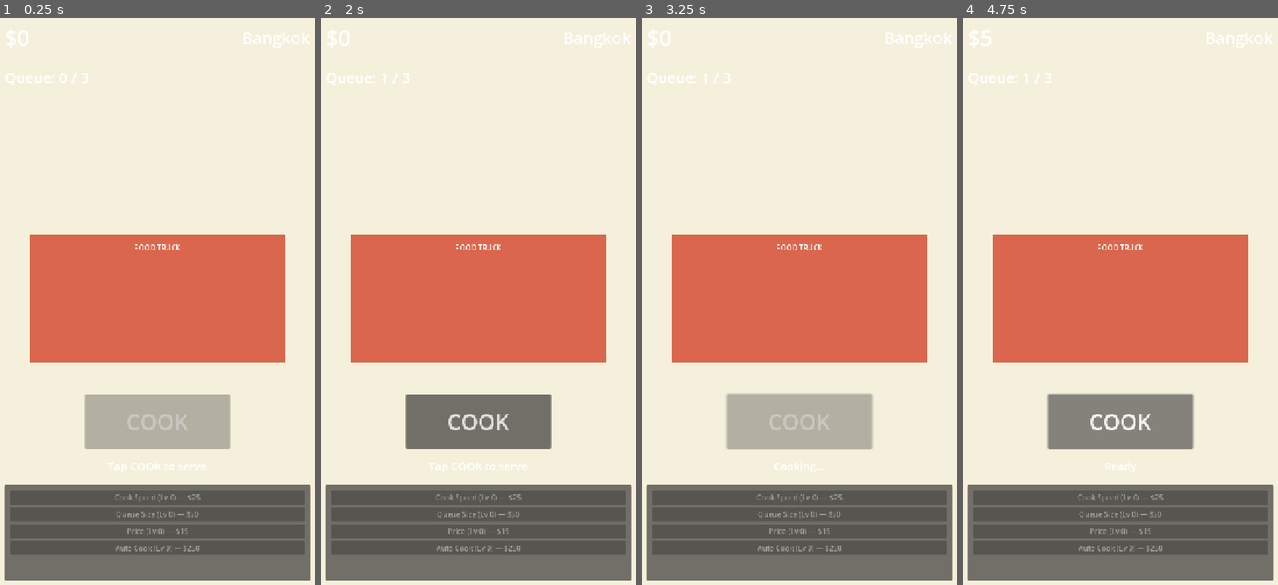
Above: before the commit, frames 1-4 (left to right).
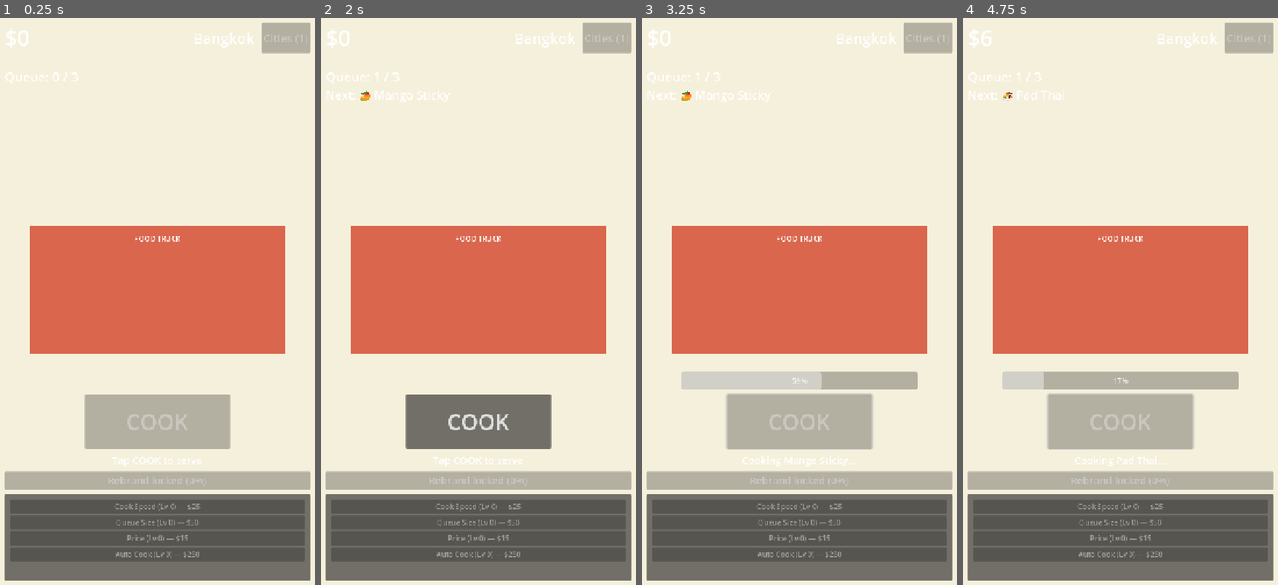
Above: after the commit, the same moments.

Repository: waqarahmad134/android
Game: Godot game, scene res://scenes/main.tscn
The game is run twice, just before and just after one commit, with the same random seed, the same clock (stepped at 60 frames per second) and the same inputs.
Inputs (mouse positions are in pixels of both pictures, inside the frame that each line leads up to):
- Up to frame 1 (0.25 s): no input
- Up to frame 2 (2 s): tap Enter at 0.5 s; tap Space at 1.25 s
- Up to frame 3 (3.25 s): click "COOK" at 2 s
- Up to frame 4 (4.75 s): click (1120, 420) at 4.25 s, where only the run after the commit has a clickable "COOK"

The runs differ from the first frame. In frame 1, 11% of the frame differs, in the area x 1-99%, y 0-96%; in frame 2, 12%; in frame 3, 14%; in frame 4, 18%.

Commit message:
Add cities, menus, prestige loop, and UX polish
City progression: lifetime-cash thresholds unlock new cities (Mexico City
at $2.5K, Istanbul at $25K). Each city has its own menu of dishes with
per-dish price and cook-time multipliers. Switching city swaps menu and
background colour. New MenuData autoload owns dish + city tables.

Prestige (Rebrand): unlocks at $100K lifetime cash, resets cash + all
upgrades, grants a permanent +10% earnings multiplier per level that
stacks multiplicatively with the price upgrade.

UX polish: cook progress bar during the cook timer, welcome-back toast
showing offline earnings + elapsed time, dish preview ("Next: Pad Thai")
above the COOK button, dynamic city + prestige buttons with status text.

Offline earnings now respect prestige multiplier and the current city's
average dish price multiplier.

Diff:
--- a/godot-project/project.godot
+++ b/godot-project/project.godot
@@ -18,6 +18,7 @@
 
 [autoload]
 
+MenuData="*res://scripts/menu_data.gd"
 GameState="*res://scripts/game_state.gd"
 Economy="*res://scripts/economy.gd"
 SaveSystem="*res://scripts/save.gd"
--- a/godot-project/scenes/main.tscn
+++ b/godot-project/scenes/main.tscn
@@ -12,9 +12,9 @@
 
 [node name="TruckPlaceholder" type="ColorRect" parent="."]
 offset_left = 80.0
-offset_top = 500.0
+offset_top = 480.0
 offset_right = 640.0
-offset_bottom = 780.0
+offset_bottom = 760.0
 color = Color(0.85, 0.4, 0.3, 1)
 
 [node name="TruckLabel" type="Label" parent="TruckPlaceholder"]
@@ -32,7 +32,7 @@
 offset_top = 32.0
 offset_right = 696.0
 offset_bottom = 96.0
-theme_override_constants/separation = 24
+theme_override_constants/separation = 16
 
 [node name="CashLabel" type="Label" parent="UI/TopBar"]
 text = "$0"
@@ -41,16 +41,48 @@
 [node name="CityLabel" type="Label" parent="UI/TopBar"]
 text = "Bangkok"
 horizontal_alignment = 2
-theme_override_font_sizes/font_size = 36
+theme_override_font_sizes/font_size = 32
 size_flags_horizontal = 3
+
+[node name="CityButton" type="Button" parent="UI/TopBar"]
+text = "Cities (1)"
+theme_override_font_sizes/font_size = 24
 
 [node name="QueueLabel" type="Label" parent="UI"]
 offset_left = 24.0
 offset_top = 130.0
 offset_right = 696.0
-offset_bottom = 180.0
+offset_bottom = 170.0
 text = "Queue: 0 / 3"
-theme_override_font_sizes/font_size = 32
+theme_override_font_sizes/font_size = 28
+
+[node name="NextDishLabel" type="Label" parent="UI"]
+offset_left = 24.0
+offset_top = 172.0
+offset_right = 696.0
+offset_bottom = 210.0
+text = ""
+theme_override_font_sizes/font_size = 26
+
+[node name="ToastLabel" type="Label" parent="UI"]
+offset_left = 24.0
+offset_top = 220.0
+offset_right = 696.0
+offset_bottom = 280.0
+text = ""
+visible = false
+horizontal_alignment = 1
+autowrap_mode = 2
+theme_override_font_sizes/font_size = 22
+
+[node name="CookProgress" type="ProgressBar" parent="UI"]
+offset_left = 100.0
+offset_top = 800.0
+offset_right = 620.0
+offset_bottom = 840.0
+visible = false
+max_value = 1.0
+step = 0.01
 
 [node name="CookButton" type="Button" parent="UI"]
 offset_left = 200.0
@@ -62,16 +94,25 @@
 
 [node name="StatusLabel" type="Label" parent="UI"]
 offset_left = 24.0
-offset_top = 990.0
+offset_top = 980.0
 offset_right = 696.0
-offset_bottom = 1030.0
+offset_bottom = 1014.0
 text = "Tap COOK to serve"
 horizontal_alignment = 1
-theme_override_font_sizes/font_size = 24
+theme_override_font_sizes/font_size = 22
+
+[node name="PrestigeButton" type="Button" parent="UI"]
+offset_left = 24.0
+offset_top = 1020.0
+offset_right = 696.0
+offset_bottom = 1060.0
+text = "Rebrand locked (0%)"
+disabled = true
+theme_override_font_sizes/font_size = 22
 
 [node name="UpgradePanel" type="Panel" parent="UI"]
 offset_left = 24.0
-offset_top = 1050.0
+offset_top = 1070.0
 offset_right = 696.0
 offset_bottom = 1260.0
 
@@ -79,5 +120,5 @@
 offset_left = 12.0
 offset_top = 12.0
 offset_right = 660.0
-offset_bottom = 198.0
-theme_override_constants/separation = 6
+offset_bottom = 178.0
+theme_override_constants/separation = 4
--- a/godot-project/scripts/economy.gd
+++ b/godot-project/scripts/economy.gd
@@ -36,13 +36,14 @@
 	var def: Dictionary = UPGRADE_DEFINITIONS[upgrade_id]
 	return def.base_cost * pow(def.cost_growth, current_level)
 
-func cook_time(cook_speed_level: int) -> float:
+func cook_time(cook_speed_level: int, dish_cook_mult: float = 1.0) -> float:
 	var speed_mult := 1.0 + cook_speed_level * UPGRADE_DEFINITIONS["cook_speed"].value_per_level
-	return BASE_COOK_TIME_SECONDS / speed_mult
+	return (BASE_COOK_TIME_SECONDS * dish_cook_mult) / speed_mult
 
-func dish_price(price_level: int) -> float:
+func dish_price(price_level: int, dish_price_mult: float = 1.0, prestige_count: int = 0) -> float:
 	var price_mult := 1.0 + price_level * UPGRADE_DEFINITIONS["price"].value_per_level
-	return BASE_DISH_PRICE * price_mult
+	var prestige_mult := MenuData.prestige_multiplier(prestige_count)
+	return BASE_DISH_PRICE * dish_price_mult * price_mult * prestige_mult
 
 func queue_capacity(queue_level: int) -> int:
 	return int(UPGRADE_DEFINITIONS["queue_size"].base_value) + queue_level
@@ -50,10 +51,10 @@
 func auto_cook_rate(auto_level: int) -> float:
 	return auto_level * UPGRADE_DEFINITIONS["auto_cook"].value_per_level
 
-func calculate_offline_earnings(seconds_away: int, price_level: int, queue_level: int, cook_speed_level: int, auto_level: int) -> float:
+func calculate_offline_earnings(seconds_away: int, price_level: int, _queue_level: int, _cook_speed_level: int, auto_level: int, prestige_count: int = 0, avg_dish_price_mult: float = 1.0) -> float:
 	if auto_level <= 0:
 		return 0.0
 	var clamped := mini(seconds_away, OFFLINE_EARNINGS_CAP_SECONDS)
 	var dishes_per_second := auto_cook_rate(auto_level)
 	var dishes := dishes_per_second * float(clamped)
-	return dishes * dish_price(price_level)
+	return dishes * dish_price(price_level, avg_dish_price_mult, prestige_count)
--- a/godot-project/scripts/game_state.gd
+++ b/godot-project/scripts/game_state.gd
@@ -2,12 +2,16 @@
 
 signal cash_changed(new_cash: float)
 signal upgrade_purchased(upgrade_id: String, new_level: int)
+signal city_unlocked(city_id: String)
+signal city_changed(city_id: String)
+signal prestige_performed(new_count: int)
 
 var cash: float = 0.0
 var lifetime_cash: float = 0.0
 var current_city_id: String = "bangkok"
 var prestige_count: int = 0
 var last_session_unix: int = 0
+var _known_unlocked_city_ids: Array[String] = []
 
 var upgrade_levels: Dictionary = {
 	"cook_speed": 0,
@@ -18,6 +22,7 @@
 
 func _ready() -> void:
 	SaveSystem.load_game()
+	_known_unlocked_city_ids = _current_unlocked_ids()
 
 func add_cash(amount: float) -> void:
 	if amount <= 0.0:
@@ -25,6 +30,7 @@
 	cash += amount
 	lifetime_cash += amount
 	cash_changed.emit(cash)
+	_check_city_unlocks()
 
 func try_spend(amount: float) -> bool:
 	if cash < amount:
@@ -45,10 +51,44 @@
 	SaveSystem.save_game()
 	return true
 
-func reset_for_prestige() -> void:
+func switch_city(city_id: String) -> bool:
+	if city_id == current_city_id:
+		return false
+	var unlocked_ids := _current_unlocked_ids()
+	if city_id not in unlocked_ids:
+		return false
+	current_city_id = city_id
+	city_changed.emit(city_id)
+	SaveSystem.save_game()
+	return true
+
+func can_prestige() -> bool:
+	return lifetime_cash >= MenuData.PRESTIGE_UNLOCK_LIFETIME_CASH
+
+func perform_prestige() -> bool:
+	if not can_prestige():
+		return false
 	cash = 0.0
 	for key in upgrade_levels.keys():
 		upgrade_levels[key] = 0
 	prestige_count += 1
+	current_city_id = "bangkok"
+	_known_unlocked_city_ids = _current_unlocked_ids()
 	cash_changed.emit(cash)
+	city_changed.emit(current_city_id)
+	prestige_performed.emit(prestige_count)
 	SaveSystem.save_game()
+	return true
+
+func _current_unlocked_ids() -> Array[String]:
+	var ids: Array[String] = []
+	for city in MenuData.cities_unlocked_at(lifetime_cash):
+		ids.append(city.id)
+	return ids
+
+func _check_city_unlocks() -> void:
+	var ids := _current_unlocked_ids()
+	for id in ids:
+		if id not in _known_unlocked_city_ids:
+			_known_unlocked_city_ids.append(id)
+			city_unlocked.emit(id)
--- a/godot-project/scripts/main.gd
+++ b/godot-project/scripts/main.gd
@@ -3,29 +3,46 @@
 @onready var cash_label: Label = $UI/TopBar/CashLabel
 @onready var city_label: Label = $UI/TopBar/CityLabel
 @onready var queue_label: Label = $UI/QueueLabel
+@onready var next_dish_label: Label = $UI/NextDishLabel
 @onready var cook_button: Button = $UI/CookButton
+@onready var cook_progress: ProgressBar = $UI/CookProgress
 @onready var status_label: Label = $UI/StatusLabel
+@onready var toast_label: Label = $UI/ToastLabel
 @onready var upgrade_list: VBoxContainer = $UI/UpgradePanel/UpgradeList
+@onready var city_button: Button = $UI/TopBar/CityButton
+@onready var prestige_button: Button = $UI/PrestigeButton
+@onready var background: ColorRect = $Background
+
+const CUSTOMER_SPAWN_SECONDS := 1.8
+const TOAST_DURATION_SECONDS := 4.0
 
 var queue: Array[String] = []
 var is_cooking: bool = false
-var cook_timer: float = 0.0
+var cook_total: float = 0.0
+var cook_remaining: float = 0.0
 var spawn_timer: float = 0.0
 var auto_cook_accumulator: float = 0.0
-
-const CUSTOMER_SPAWN_SECONDS := 1.8
+var toast_timer: float = 0.0
 
 func _ready() -> void:
+	randomize()
 	GameState.cash_changed.connect(_on_cash_changed)
 	GameState.upgrade_purchased.connect(_on_upgrade_purchased)
+	GameState.city_unlocked.connect(_on_city_unlocked)
+	GameState.city_changed.connect(_on_city_changed)
+	GameState.prestige_performed.connect(_on_prestige_performed)
 	SaveSystem.offline_earnings_awarded.connect(_on_offline_earnings)
 	cook_button.pressed.connect(_on_cook_pressed)
+	city_button.pressed.connect(_on_city_button_pressed)
+	prestige_button.pressed.connect(_on_prestige_button_pressed)
+	_apply_city_visuals(GameState.current_city_id)
 	_refresh_all_ui()
 
 func _process(delta: float) -> void:
 	_handle_spawn(delta)
 	_handle_cooking(delta)
 	_handle_auto_cook(delta)
+	_handle_toast(delta)
 
 func _handle_spawn(delta: float) -> void:
 	spawn_timer += delta
@@ -33,17 +50,21 @@
 		return
 	spawn_timer = 0.0
 	var cap := Economy.queue_capacity(GameState.upgrade_levels["queue_size"])
-	if queue.size() < cap:
-		queue.append("customer")
-		_refresh_queue_ui()
+	if queue.size() >= cap:
+		return
+	queue.append(_random_dish_for_current_city())
+	_refresh_queue_ui()
 
 func _handle_cooking(delta: float) -> void:
 	if not is_cooking:
 		return
-	cook_timer -= delta
-	if cook_timer > 0.0:
+	cook_remaining -= delta
+	cook_progress.value = clampf((cook_total - cook_remaining) / cook_total, 0.0, 1.0)
+	if cook_remaining > 0.0:
 		return
 	is_cooking = false
+	cook_progress.value = 0.0
+	cook_progress.visible = false
 	_serve_one_customer()
 	cook_button.disabled = queue.is_empty()
 	status_label.text = "Ready"
@@ -57,42 +78,109 @@
 		auto_cook_accumulator -= 1.0
 		_serve_one_customer()
 
+func _handle_toast(delta: float) -> void:
+	if toast_timer <= 0.0:
+		return
+	toast_timer -= delta
+	if toast_timer <= 0.0:
+		toast_label.visible = false
+
 func _on_cook_pressed() -> void:
 	if is_cooking or queue.is_empty():
 		return
+	var dish := MenuData.get_dish(queue[0])
 	is_cooking = true
-	cook_timer = Economy.cook_time(GameState.upgrade_levels["cook_speed"])
+	cook_total = Economy.cook_time(GameState.upgrade_levels["cook_speed"], dish.cook_mult)
+	cook_remaining = cook_total
+	cook_progress.visible = true
+	cook_progress.value = 0.0
 	cook_button.disabled = true
-	status_label.text = "Cooking..."
+	status_label.text = "Cooking %s..." % dish.name
 
 func _serve_one_customer() -> void:
 	if queue.is_empty():
 		return
-	queue.pop_front()
-	GameState.add_cash(Economy.dish_price(GameState.upgrade_levels["price"]))
+	var dish_id: String = queue.pop_front()
+	var dish := MenuData.get_dish(dish_id)
+	var cash := Economy.dish_price(
+		GameState.upgrade_levels["price"],
+		dish.price_mult,
+		GameState.prestige_count,
+	)
+	GameState.add_cash(cash)
 	_refresh_queue_ui()
+
+func _random_dish_for_current_city() -> String:
+	var city := MenuData.get_city(GameState.current_city_id)
+	if city.menu.is_empty():
+		return "pad_thai"
+	return city.menu[randi() % city.menu.size()]
 
 func _on_cash_changed(_new_cash: float) -> void:
 	cash_label.text = "$%s" % _format_money(GameState.cash)
 	_refresh_upgrades()
+	_refresh_prestige_button()
 
 func _on_upgrade_purchased(_id: String, _level: int) -> void:
 	_refresh_upgrades()
 
+func _on_city_unlocked(city_id: String) -> void:
+	_show_toast("New city unlocked: %s" % MenuData.get_city(city_id).name)
+	_refresh_city_button()
+
+func _on_city_changed(city_id: String) -> void:
+	queue.clear()
+	_apply_city_visuals(city_id)
+	_refresh_all_ui()
+
+func _on_prestige_performed(count: int) -> void:
+	_show_toast("Rebranded! Prestige %d — +%d%% earnings forever" % [count, int(MenuData.PRESTIGE_BONUS_PER_LEVEL * 100)])
+	_refresh_all_ui()
+
 func _on_offline_earnings(amount: float, seconds_away: int) -> void:
-	status_label.text = "Welcome back! +$%s while away (%ds)" % [_format_money(amount), seconds_away]
+	_show_toast("Welcome back! +$%s while away (%s)" % [_format_money(amount), _format_duration(seconds_away)])
+
+func _on_city_button_pressed() -> void:
+	var unlocked: Array = MenuData.cities_unlocked_at(GameState.lifetime_cash)
+	if unlocked.size() <= 1:
+		var next = MenuData.next_locked_city(GameState.lifetime_cash)
+		if next:
+			_show_toast("Next city %s unlocks at $%s lifetime cash" % [next.name, _format_money(next.unlock_lifetime_cash)])
+		return
+	var idx := 0
+	for i in unlocked.size():
+		if unlocked[i].id == GameState.current_city_id:
+			idx = i
+			break
+	var next_idx := (idx + 1) % unlocked.size()
+	GameState.switch_city(unlocked[next_idx].id)
+
+func _on_prestige_button_pressed() -> void:
+	if not GameState.can_prestige():
+		_show_toast("Prestige unlocks at $%s lifetime cash" % _format_money(MenuData.PRESTIGE_UNLOCK_LIFETIME_CASH))
+		return
+	GameState.perform_prestige()
 
 func _refresh_all_ui() -> void:
 	cash_label.text = "$%s" % _format_money(GameState.cash)
-	city_label.text = GameState.current_city_id.capitalize()
+	city_label.text = MenuData.get_city(GameState.current_city_id).name
+	cook_progress.visible = false
+	cook_progress.value = 0.0
 	cook_button.disabled = queue.is_empty()
 	status_label.text = "Tap COOK to serve"
 	_refresh_queue_ui()
 	_refresh_upgrades()
+	_refresh_city_button()
+	_refresh_prestige_button()
 
 func _refresh_queue_ui() -> void:
 	var cap := Economy.queue_capacity(GameState.upgrade_levels["queue_size"])
 	queue_label.text = "Queue: %d / %d" % [queue.size(), cap]
+	if queue.is_empty():
+		next_dish_label.text = ""
+	else:
+		var dish := MenuData.get_dish(queue[0])
+		next_dish_label.text = "Next: %s %s" % [dish.emoji, dish.name]
 	if not is_cooking:
 		cook_button.disabled = queue.is_empty()
 
@@ -108,6 +196,28 @@
 		btn.pressed.connect(func(): GameState.buy_upgrade(upgrade_id))
 		upgrade_list.add_child(btn)
 
+func _refresh_city_button() -> void:
+	var unlocked: Array = MenuData.cities_unlocked_at(GameState.lifetime_cash)
+	city_button.disabled = unlocked.size() <= 1
+	city_button.text = "Cities (%d)" % unlocked.size()
+
+func _refresh_prestige_button() -> void:
+	if GameState.can_prestige():
+		prestige_button.disabled = false
+		prestige_button.text = "Rebrand (Prestige %d → %d)" % [GameState.prestige_count, GameState.prestige_count + 1]
+	else:
+		prestige_button.disabled = true
+		var pct := clampf(GameState.lifetime_cash / MenuData.PRESTIGE_UNLOCK_LIFETIME_CASH, 0.0, 1.0)
+		prestige_button.text = "Rebrand locked (%d%%)" % int(pct * 100)
+
+func _apply_city_visuals(city_id: String) -> void:
+	background.color = MenuData.get_city(city_id).bg_color
+
+func _show_toast(message: String) -> void:
+	toast_label.text = message
+	toast_label.visible = true
+	toast_timer = TOAST_DURATION_SECONDS
+
 func _format_money(value: float) -> String:
 	if value < 1000.0:
 		return "%.0f" % value
@@ -117,6 +227,15 @@
 		return "%.2fM" % (value / 1_000_000.0)
 	return "%.2fB" % (value / 1_000_000_000.0)
 
+func _format_duration(seconds: int) -> String:
+	if seconds < 60:
+		return "%ds" % seconds
+	if seconds < 3600:
+		return "%dm" % (seconds / 60)
+	var hours := seconds / 3600
+	var mins := (seconds % 3600) / 60
+	return "%dh %dm" % [hours, mins]
+
 func _notification(what: int) -> void:
 	if what == NOTIFICATION_WM_CLOSE_REQUEST or what == NOTIFICATION_APPLICATION_PAUSED:
 		SaveSystem.save_game()
--- /dev/null
+++ b/godot-project/scripts/menu_data.gd
@@ -0,0 +1,65 @@
+extends Node
+
+const DISHES := {
+	"pad_thai":        { "name": "Pad Thai",        "price_mult": 1.0,  "cook_mult": 1.0,  "emoji": "🍜" },
+	"mango_sticky":    { "name": "Mango Sticky",    "price_mult": 1.3,  "cook_mult": 0.8,  "emoji": "🥭" },
+	"satay":           { "name": "Satay",           "price_mult": 0.9,  "cook_mult": 0.9,  "emoji": "🍢" },
+	"taco_al_pastor":  { "name": "Taco al Pastor",  "price_mult": 1.0,  "cook_mult": 0.8,  "emoji": "🌮" },
+	"elote":           { "name": "Elote",           "price_mult": 0.8,  "cook_mult": 0.6,  "emoji": "🌽" },
+	"churros":         { "name": "Churros",         "price_mult": 1.2,  "cook_mult": 1.1,  "emoji": "🥐" },
+	"doner":           { "name": "Döner",           "price_mult": 1.4,  "cook_mult": 1.2,  "emoji": "🌯" },
+	"simit":           { "name": "Simit",           "price_mult": 0.7,  "cook_mult": 0.5,  "emoji": "🥖" },
+	"baklava":         { "name": "Baklava",         "price_mult": 1.6,  "cook_mult": 1.3,  "emoji": "🍯" },
+}
+
+const CITIES := [
+	{
+		"id": "bangkok",
+		"name": "Bangkok",
+		"unlock_lifetime_cash": 0.0,
+		"bg_color": Color(0.96, 0.94, 0.86),
+		"menu": ["pad_thai", "mango_sticky", "satay"],
+	},
+	{
+		"id": "mexico_city",
+		"name": "Mexico City",
+		"unlock_lifetime_cash": 2_500.0,
+		"bg_color": Color(0.99, 0.85, 0.55),
+		"menu": ["taco_al_pastor", "elote", "churros"],
+	},
+	{
+		"id": "istanbul",
+		"name": "Istanbul",
+		"unlock_lifetime_cash": 25_000.0,
+		"bg_color": Color(0.78, 0.86, 0.96),
+		"menu": ["doner", "simit", "baklava"],
+	},
+]
+
+const PRESTIGE_UNLOCK_LIFETIME_CASH: float = 100_000.0
+const PRESTIGE_BONUS_PER_LEVEL: float = 0.10
+
+func get_city(city_id: String) -> Dictionary:
+	for city in CITIES:
+		if city.id == city_id:
+			return city
+	return CITIES[0]
+
+func get_dish(dish_id: String) -> Dictionary:
+	return DISHES.get(dish_id, DISHES["pad_thai"])
+
+func cities_unlocked_at(lifetime_cash: float) -> Array:
+	var result: Array = []
+	for city in CITIES:
+		if lifetime_cash >= city.unlock_lifetime_cash:
+			result.append(city)
+	return result
+
+func next_locked_city(lifetime_cash: float) -> Variant:
+	for city in CITIES:
+		if lifetime_cash < city.unlock_lifetime_cash:
+			return city
+	return null
+
+func prestige_multiplier(prestige_count: int) -> float:
+	return 1.0 + prestige_count * PRESTIGE_BONUS_PER_LEVEL
--- a/godot-project/scripts/save.gd
+++ b/godot-project/scripts/save.gd
@@ -38,13 +38,25 @@
 	var away := maxi(0, now - saved_at_unix)
 	if away <= 0:
 		return
+	var avg_mult := _average_dish_price_mult(GameState.current_city_id)
 	var earned := Economy.calculate_offline_earnings(
 		away,
 		GameState.upgrade_levels["price"],
 		GameState.upgrade_levels["queue_size"],
 		GameState.upgrade_levels["cook_speed"],
 		GameState.upgrade_levels["auto_cook"],
+		GameState.prestige_count,
+		avg_mult,
 	)
 	if earned > 0.0:
 		GameState.add_cash(earned)
 		offline_earnings_awarded.emit(earned, away)
+
+func _average_dish_price_mult(city_id: String) -> float:
+	var city := MenuData.get_city(city_id)
+	if city.menu.is_empty():
+		return 1.0
+	var total := 0.0
+	for dish_id in city.menu:
+		total += MenuData.get_dish(dish_id).price_mult
+	return total / float(city.menu.size())
Not shown, changed: docs/design.md
